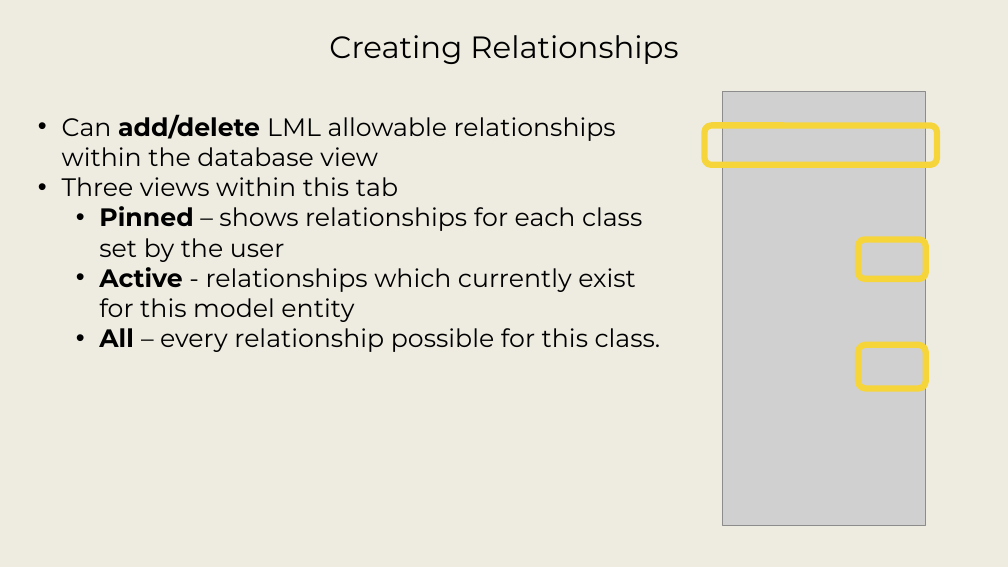
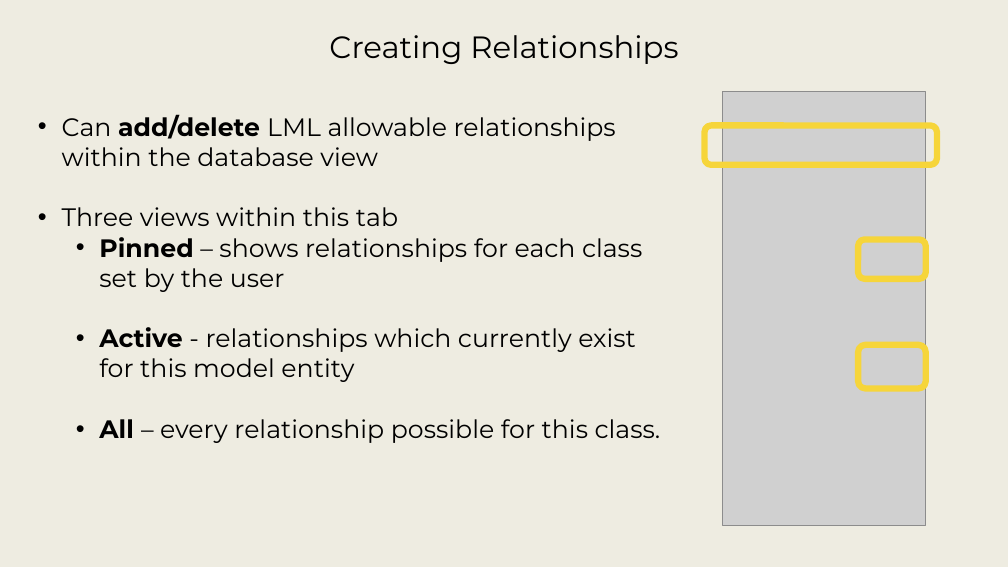
Before and after one commit to srudder16/Lifecycle_Modeling, a slide deck: slide 35 of 2025_WSRC/2026 WSRC Tutorial - 1.pptx (slide 34 before the commit). Drawn at 1008x567 pixels with LibreOffice and Linux fonts; fonts in the diff are those of the drawing; grey boxes stand for pictures; background and template pictures are left out. Boxes give left, top, right and bottom in pixels: in the first picture for what was removed or moved away, otherwise in the second. Text is boxed around its words. In the diff, an @@ line names an element or a change of style, - is before the commit and + after.

```diff
--- a/2025_WSRC/2026 WSRC Tutorial - 1.pptx
+++ b/2025_WSRC/2026 WSRC Tutorial - 1.pptx
@@ text "Can add/delete LML allowable relationships ..." rewrapped from box(62, 114, 661, 352) to box(62, 114, 661, 443) @@
```
Also in this commit, not shown: 10 other slides changed, 2 slides added, 6 slides removed, 3 other files.
